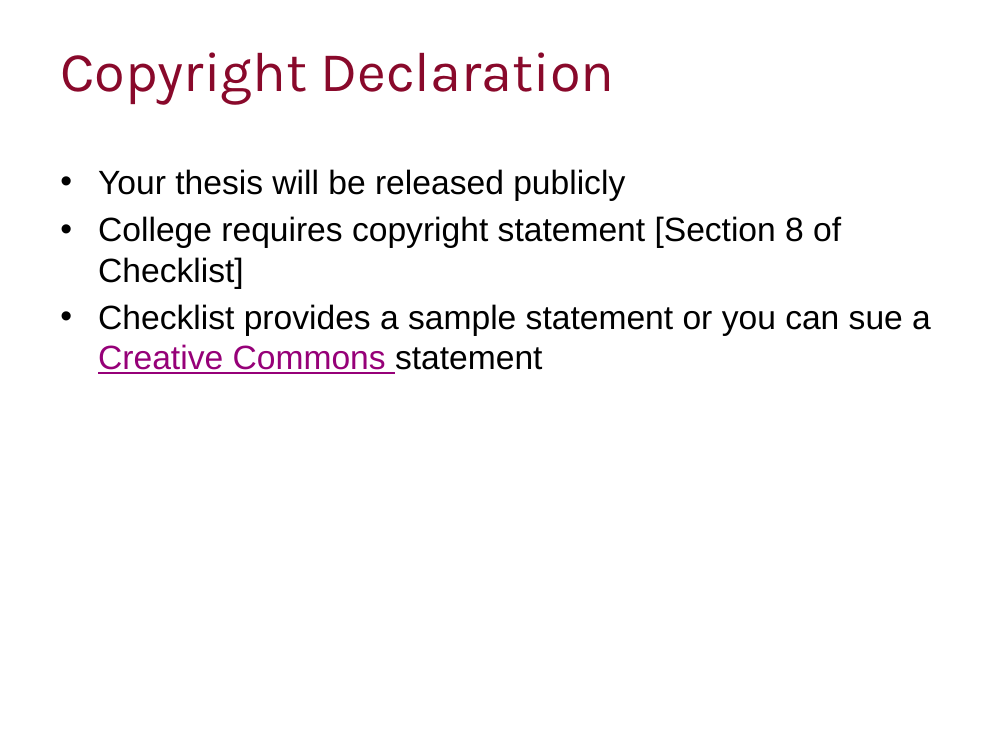
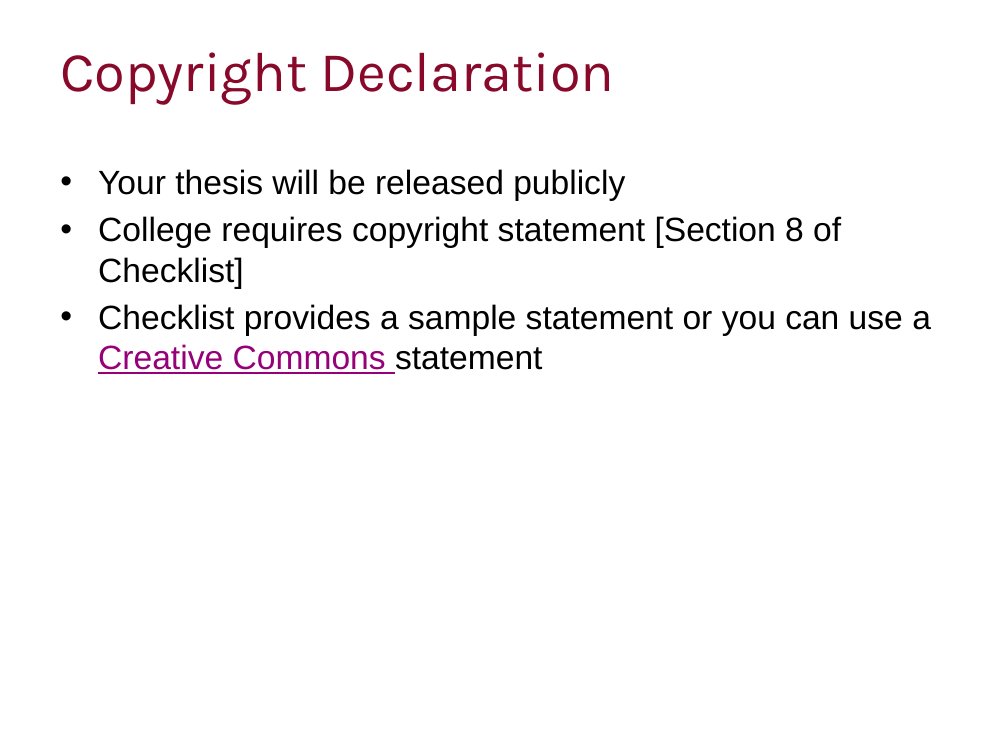
Before and after one commit to ImperialCollegeLondon/RCDS-writing-theses-in-latex, a slide deck: slide 15 of Writing Theses in Latex Slides.pptx. Drawn at 1008x756 pixels with LibreOffice and Linux fonts; fonts in the diff are those of the drawing; background and template pictures are left out. Boxes give left, top, right and bottom in pixels: in the first picture for what was removed or moved away, otherwise in the second. Text is boxed around its words. In the diff, an @@ line names an element or a change of style, - is before the commit and + after.

Commit message:
Slide updates

```diff
--- a/Writing Theses in Latex Slides.pptx
+++ b/Writing Theses in Latex Slides.pptx
@@ text at [98, 304, 931, 374]: text changed @@
-• Checklist provides a sample statement or you can sue a Creative Commons statement
+• Checklist provides a sample statement or you can use a Creative Commons statement
```
Also in this commit, not shown: 9 other slides changed, 1 other file.
